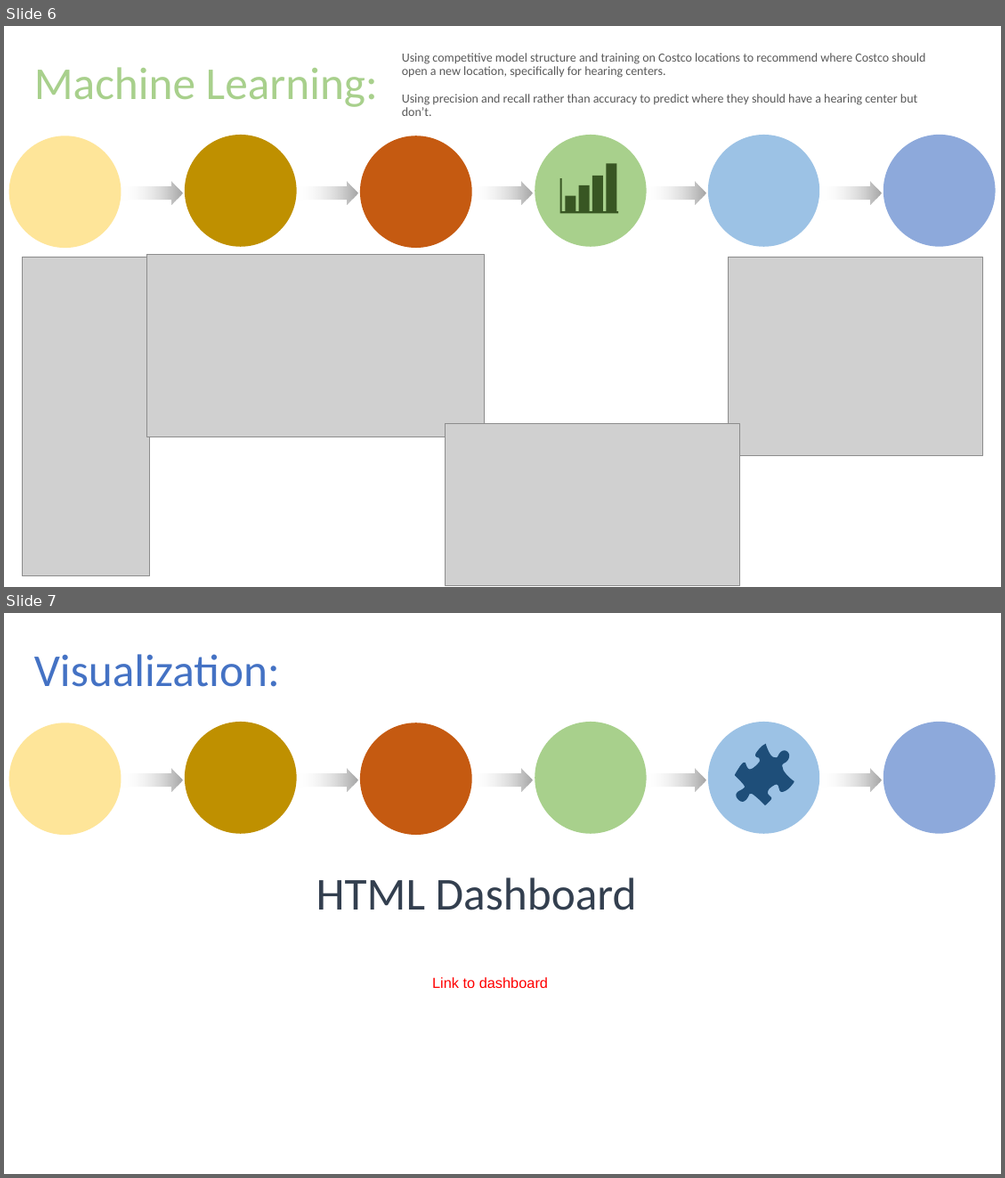
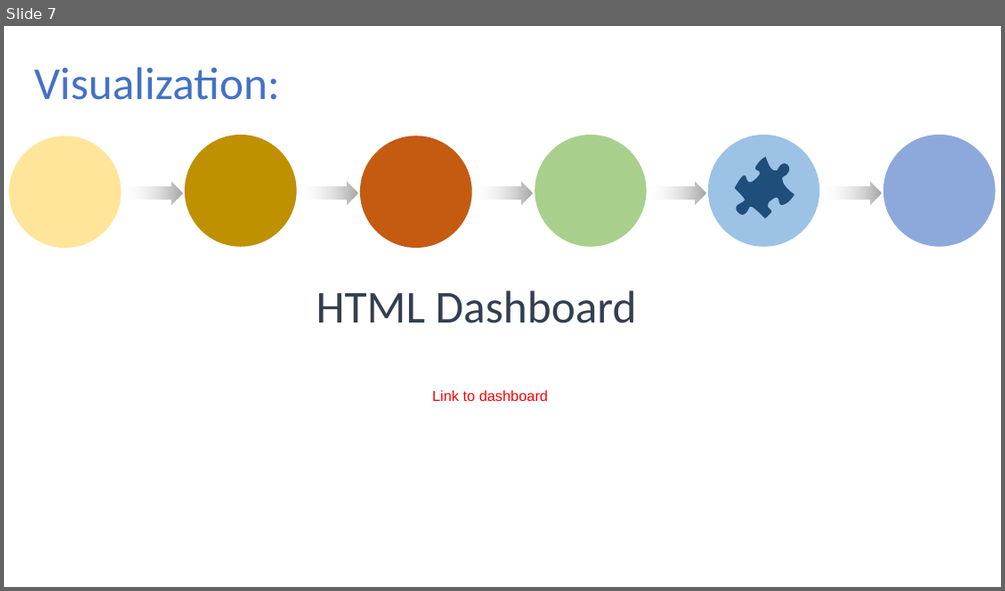
Before and after one commit to JaxWil24/Hearing_Aid_Accessibility, a slide deck: Presentation/FP_Powerpoint.pptx. Shown one above the other, each under a label of ours: slides 6 and 7 before the commit, slide 7 after it. The pictures are 1005x1178 and 1005x591 pixels, drawn with LibreOffice and Linux fonts; fonts in the diff are those of the drawing; grey boxes stand for pictures. Boxes give left, top, right and bottom in pixels: in the first picture for what was removed or moved away, otherwise in the second. Text is boxed around its words. In the diff, an @@ line names an element or a change of style, - is before the commit and + after.

```diff
--- a/Presentation/FP_Powerpoint.pptx
+++ b/Presentation/FP_Powerpoint.pptx
@@ slide 6 removed at (4,26,1001,587), background #FFFFFF; not listed: 17 template elements that a slide beside it also shows @@
@@ text removed at (34,67,378,107) @@
-Machine Learning:
@@ text removed at (402,53,925,116) @@
-Using competitive model structure and training on Costco locations to recommend where Costco should open a new location, specifically for hearing centers.
-Using precision and recall rather than accuracy to predict where they should have a hearing center but don’t.
@@ group removed at (560,164,619,214): 4 rectangles, 1 freeform shape @@
@@ picture removed at (23,257,150,576) @@
@@ picture removed at (146,254,484,436) @@
@@ picture removed at (728,257,983,455) @@
@@ picture removed at (445,423,739,585) @@
```
Also in this commit, not shown: 4 slides changed, 2 slides added, 1 other slide removed.
